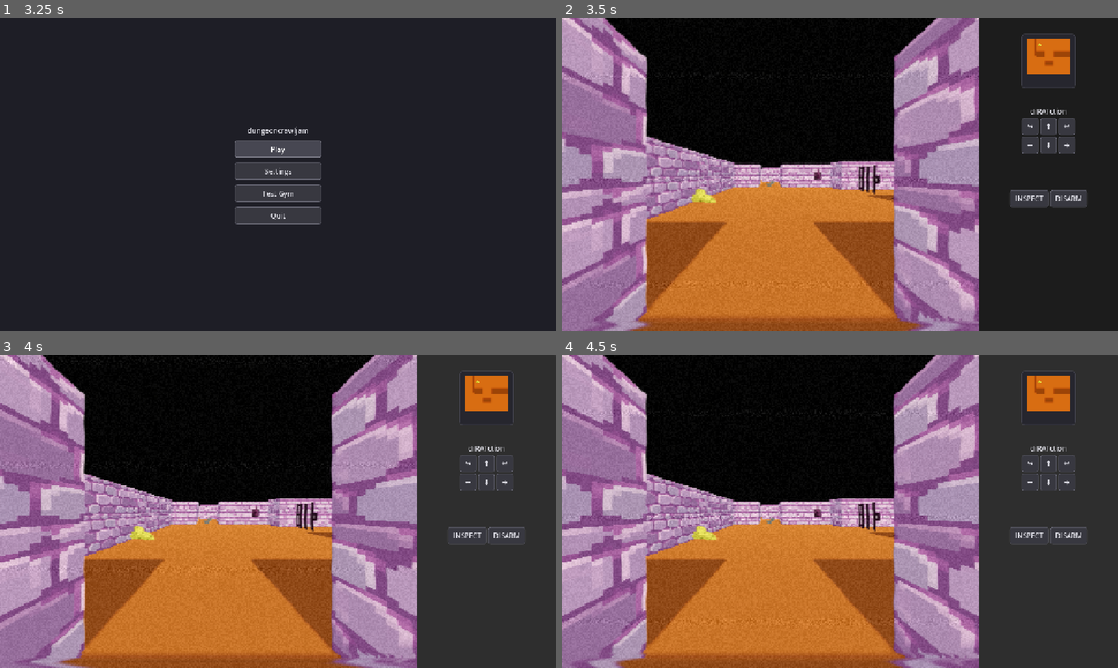
Above: before the commit, frames 1-4 (two rows, left to right).
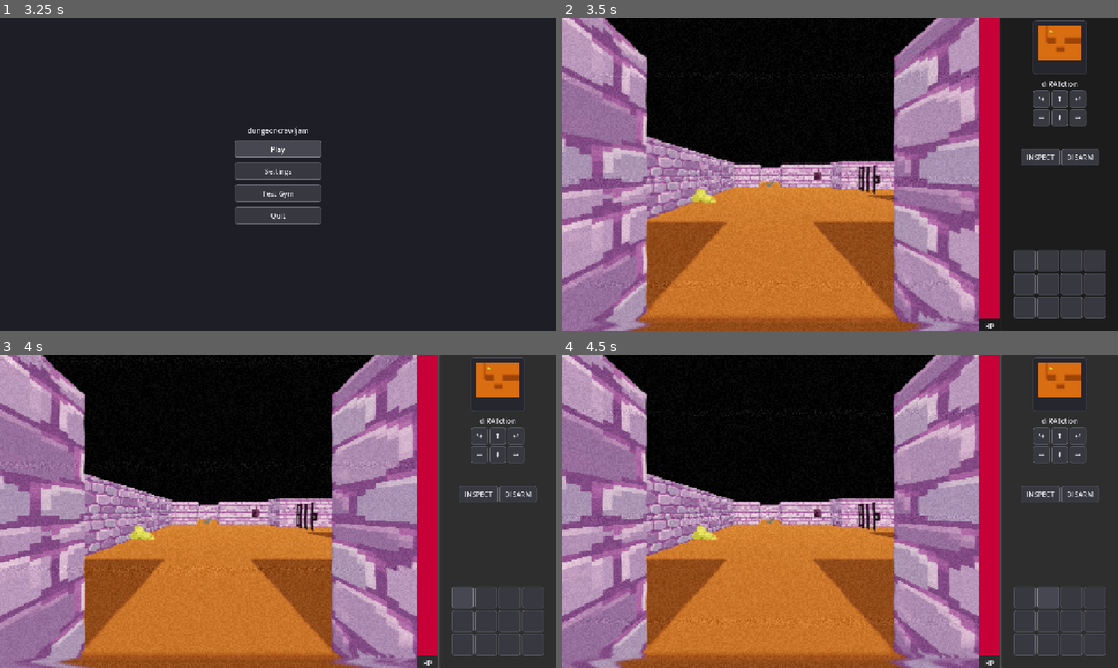
Above: after the commit, the same moments.

Repository: jah2488/dungeoncrawljam2026
Game: Godot game, scene res://scenes/boot_splash.tscn
Same seed, same stepped clock (60 frames per second), same inputs: the game is played once before the commit and once after it.
Inputs (mouse positions are in pixels of both pictures, inside the frame that each line leads up to):
- Up to frame 1 (3.25 s): tap Enter (ui_accept) at 0.5, 0.77, 1.25, 1.52 s; move the mouse to (400, 158) at 0.52 s; hold D (move_right) 0.53-1.28 s; tap Space (interact) at 0.6, 1.35, 2.1 s; click (400, 158) at 0.67 s; move the mouse to (166, 190) at 1.27 s; hold S (move_back) 1.28-2.03 s; move the mouse to (333, 105) at 2.02 s; hold D (move_right) 2.03-2.75 s; click "Play" at 2.75 s
- Up to frame 2 (3.5 s): no input
- Up to frame 3 (4 s): click (461, 599) at 3.52 s
- Up to frame 4 (4.5 s): click (1045, 599) at 4.27 s

Frame 1 is identical in both runs. In frame 2, 11% of the frame differs, in the area x 75-98%, y 0-100%; in frame 3, 6.6%; in frame 4, 6.6%.

Commit message:
Adding player hp

Diff:
--- a/scenes/main.tscn
+++ b/scenes/main.tscn
@@ -36,6 +36,9 @@
 adjustment_brightness = 0.96
 adjustment_contrast = 1.035
 adjustment_saturation = 0.99
+
+[sub_resource type="StyleBoxFlat" id="StyleBoxFlat_85g3d"]
+bg_color = Color(0.78, 0, 0.22099997, 1)
 
 [node name="Main" type="Control" unique_id=1034031074]
 layout_mode = 3
@@ -104,6 +107,34 @@
 size_flags_vertical = 3
 alignment = 1
 
+[node name="Panel2" type="Panel" parent="VBoxContainer/HBoxContainer" unique_id=1536757516]
+custom_minimum_size = Vector2(48, 0)
+layout_mode = 2
+
+[node name="VBoxContainer" type="VBoxContainer" parent="VBoxContainer/HBoxContainer/Panel2" unique_id=1982114628]
+layout_mode = 1
+anchors_preset = 15
+anchor_right = 1.0
+anchor_bottom = 1.0
+grow_horizontal = 2
+grow_vertical = 2
+
+[node name="HealthBar" type="ProgressBar" parent="VBoxContainer/HBoxContainer/Panel2/VBoxContainer" unique_id=354344698]
+unique_name_in_owner = true
+layout_mode = 2
+size_flags_vertical = 3
+theme_override_styles/fill = SubResource("StyleBoxFlat_85g3d")
+value = 100.0
+rounded = true
+fill_mode = 3
+show_percentage = false
+
+[node name="Label" type="Label" parent="VBoxContainer/HBoxContainer/Panel2/VBoxContainer" unique_id=2049940]
+layout_mode = 2
+text = "HP"
+horizontal_alignment = 1
+vertical_alignment = 1
+
 [node name="Panel" type="Panel" parent="VBoxContainer/HBoxContainer" unique_id=1686479784]
 custom_minimum_size = Vector2(100, 118)
 layout_mode = 2
@@ -231,6 +262,66 @@
 [node name="Block" type="Button" parent="VBoxContainer/HBoxContainer/Panel/VBoxContainer/CombatContainer/CombatButtons" unique_id=1304994370]
 layout_mode = 2
 text = "BLOCK"
+
+[node name="HBoxContainer" type="HBoxContainer" parent="VBoxContainer/HBoxContainer/Panel/VBoxContainer" unique_id=2006749626]
+layout_mode = 2
+alignment = 1
+
+[node name="GridContainer" type="GridContainer" parent="VBoxContainer/HBoxContainer/Panel/VBoxContainer/HBoxContainer" unique_id=1405234432]
+layout_mode = 2
+columns = 4
+
+[node name="Button" type="Button" parent="VBoxContainer/HBoxContainer/Panel/VBoxContainer/HBoxContainer/GridContainer" unique_id=1854298809]
+custom_minimum_size = Vector2(50, 50)
+layout_mode = 2
+
+[node name="Button2" type="Button" parent="VBoxContainer/HBoxContainer/Panel/VBoxContainer/HBoxContainer/GridContainer" unique_id=413092958]
+custom_minimum_size = Vector2(50, 50)
+layout_mode = 2
+
+[node name="Button3" type="Button" parent="VBoxContainer/HBoxContainer/Panel/VBoxContainer/HBoxContainer/GridContainer" unique_id=2135247704]
+custom_minimum_size = Vector2(50, 50)
+layout_mode = 2
+
+[node name="Button4" type="Button" parent="VBoxContainer/HBoxContainer/Panel/VBoxContainer/HBoxContainer/GridContainer" unique_id=1243248656]
+custom_minimum_size = Vector2(50, 50)
+layout_mode = 2
+
+[node name="Button5" type="Button" parent="VBoxContainer/HBoxContainer/Panel/VBoxContainer/HBoxContainer/GridContainer" unique_id=780814068]
+custom_minimum_size = Vector2(50, 50)
+layout_mode = 2
+
+[node name="Button6" type="Button" parent="VBoxContainer/HBoxContainer/Panel/VBoxContainer/HBoxContainer/GridContainer" unique_id=1757943010]
+custom_minimum_size = Vector2(50, 50)
+layout_mode = 2
+
+[node name="Button7" type="Button" parent="VBoxContainer/HBoxContainer/Panel/VBoxContainer/HBoxContainer/GridContainer" unique_id=239460427]
+custom_minimum_size = Vector2(50, 50)
+layout_mode = 2
+
+[node name="Button8" type="Button" parent="VBoxContainer/HBoxContainer/Panel/VBoxContainer/HBoxContainer/GridContainer" unique_id=1642193083]
+custom_minimum_size = Vector2(50, 50)
+layout_mode = 2
+
+[node name="Button9" type="Button" parent="VBoxContainer/HBoxContainer/Panel/VBoxContainer/HBoxContainer/GridContainer" unique_id=214474900]
+custom_minimum_size = Vector2(50, 50)
+layout_mode = 2
+
+[node name="Button10" type="Button" parent="VBoxContainer/HBoxContainer/Panel/VBoxContainer/HBoxContainer/GridContainer" unique_id=1388926200]
+custom_minimum_size = Vector2(50, 50)
+layout_mode = 2
+
+[node name="Button11" type="Button" parent="VBoxContainer/HBoxContainer/Panel/VBoxContainer/HBoxContainer/GridContainer" unique_id=789650514]
+custom_minimum_size = Vector2(50, 50)
+layout_mode = 2
+
+[node name="Button12" type="Button" parent="VBoxContainer/HBoxContainer/Panel/VBoxContainer/HBoxContainer/GridContainer" unique_id=1765143236]
+custom_minimum_size = Vector2(50, 50)
+layout_mode = 2
+
+[node name="MarginContainer" type="MarginContainer" parent="VBoxContainer/HBoxContainer/Panel/VBoxContainer" unique_id=1633924359]
+layout_mode = 2
+theme_override_constants/margin_top = 25
 
 [node name="AudioStreamPlayer" type="AudioStreamPlayer" parent="." unique_id=956766921]
 stream = ExtResource("7_o6xl0")
--- a/scripts/entities/player.gd
+++ b/scripts/entities/player.gd
@@ -211,7 +211,7 @@
     print("Player takes (" + str(amount) + " damage from ", source)
     hp -= amount
     print("Player hp == ", str(hp))
-
+    Events.UpdatePlayerHP.emit(hp)
 
 
 func _on_player_trigger_trap(amount: int, source: Interactable) -> void:
@@ -220,6 +220,7 @@
     print("Player hp == ", str(hp))
     %Spike/Sprite.play("flash")
     %Spike/Audio.play()
+    Events.UpdatePlayerHP.emit(hp)
 
 
 func _on_player_heals(amount: int, source: Interactable) -> void:
--- a/scripts/globals/Events.gd
+++ b/scripts/globals/Events.gd
@@ -30,6 +30,7 @@
 signal PlayerTakesDamage(amount: int, source: Interactable)
 signal PlayerTriggerTrap(amount: int, source: Interactable)
 signal PlayerHeals(amount: int, source: Interactable)
+signal UpdatePlayerHP(hp: int)
 signal StartCombat
 signal EndCombat
 
--- a/scripts/scenes/main.gd
+++ b/scripts/scenes/main.gd
@@ -25,6 +25,7 @@
     )
     Events.StartCombat.connect(func(): %CombatButtons.visible = true)
     Events.EndCombat.connect(func(): %CombatButtons.visible = false)
+    Events.UpdatePlayerHP.connect(func(hp): %HealthBar.value = hp)
 
 
 func _physics_process(_delta):
Not shown, added: .claude/settings.local.json
